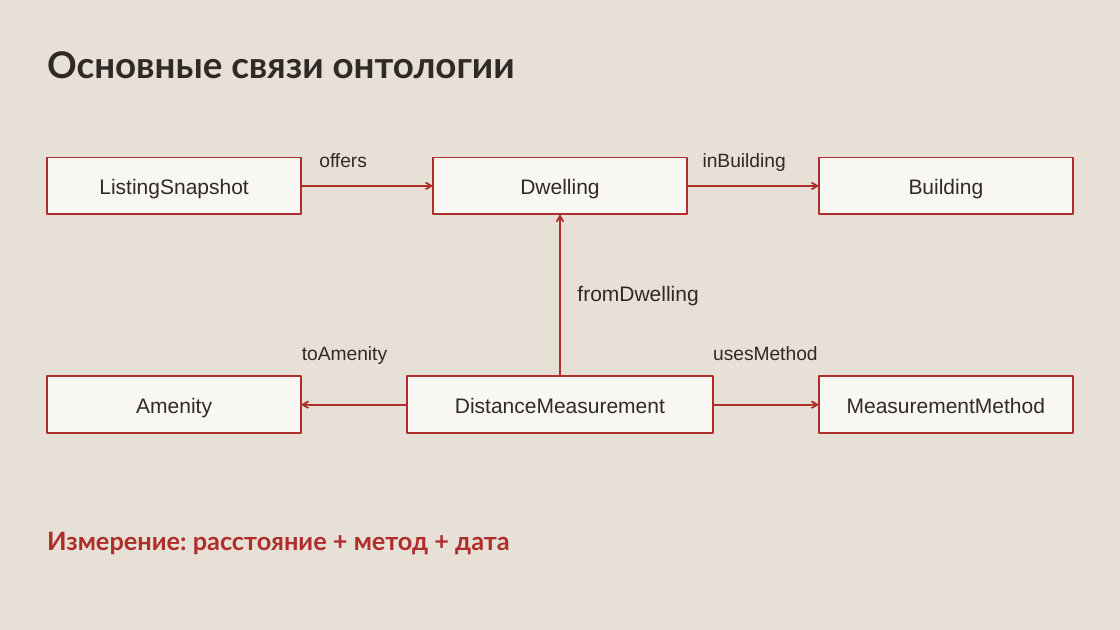
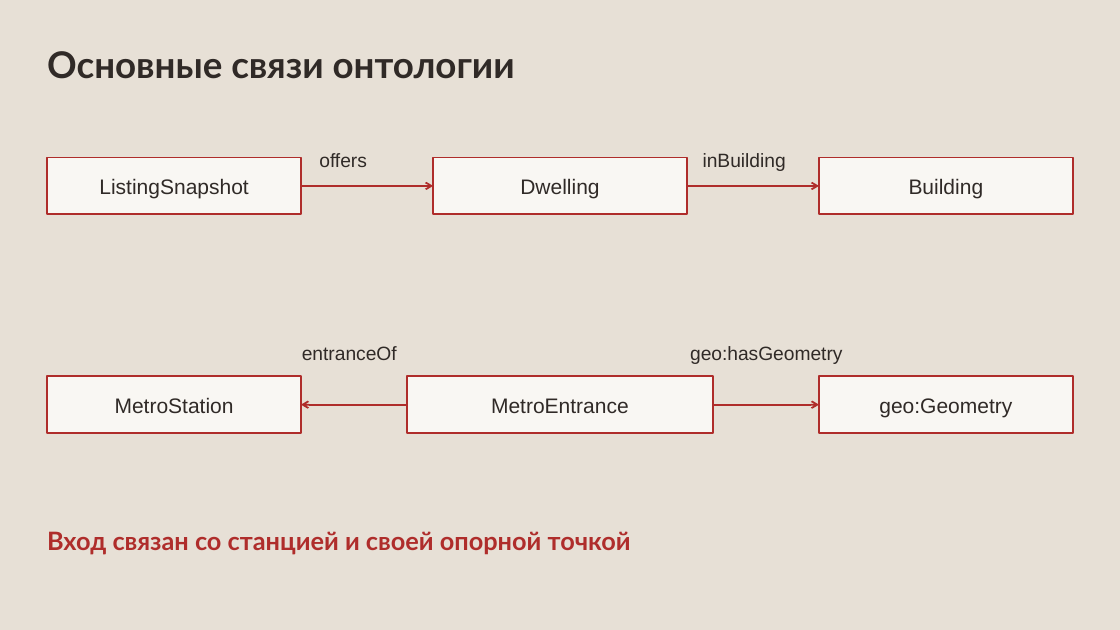
Before and after one commit to Megadeth2006/Knowledge_graphs, a slide deck: slide 10 of rental_kg_materials/1Stage.pptx. Drawn at 1120x630 pixels with LibreOffice and Linux fonts; fonts in the diff are those of the drawing. Boxes give left, top, right and bottom in pixels: in the first picture for what was removed or moved away, otherwise in the second. Text is boxed around its words. In the diff, an @@ line names an element or a change of style, - is before the commit and + after.

```diff
--- a/rental_kg_materials/1Stage.pptx
+++ b/rental_kg_materials/1Stage.pptx
@@ arrow removed from (560, 376) to (560, 214) @@
@@ text removed at bbox=[577, 285, 698, 305] @@
-fromDwelling
@@ text at bbox=[302, 346, 397, 360]: text changed @@
-toAmenity
+entranceOf
@@ text at bbox=[690, 346, 842, 364]: text changed @@
-usesMethod
+geo:hasGeometry
@@ text in rectangle at bbox=[115, 397, 234, 413]: text changed @@
-Amenity
+MetroStation
@@ text in rectangle at bbox=[491, 398, 629, 413]: text changed @@
-DistanceMeasurement
+MetroEntrance
@@ text in rectangle at bbox=[879, 398, 1012, 417]: text changed @@
-MeasurementMethod
+geo:Geometry
@@ text at bbox=[47, 531, 631, 554]: text changed @@
-Измерение: расстояние + метод + дата
+Вход связан со станцией и своей опорной точкой
```
Also in this commit, not shown: 7 other slides changed, 1 slide added, 1 slide removed, 48 other files.
